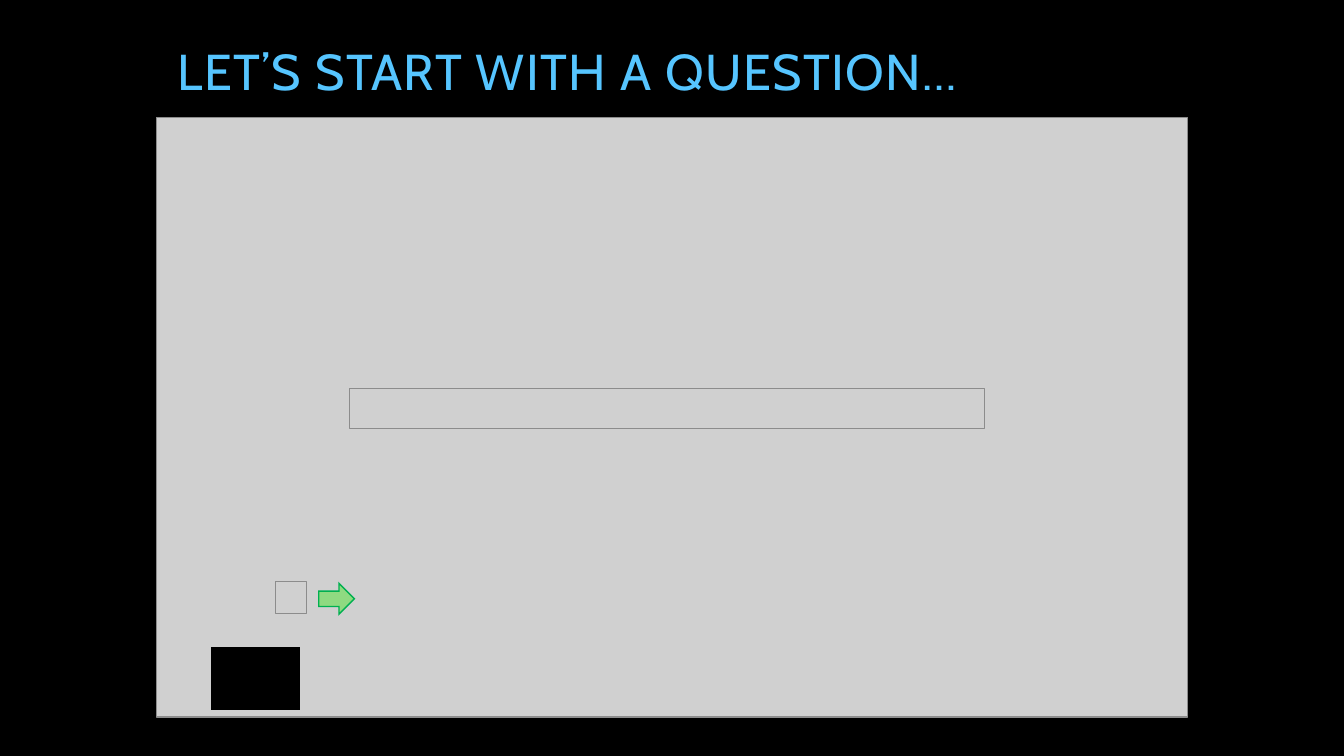
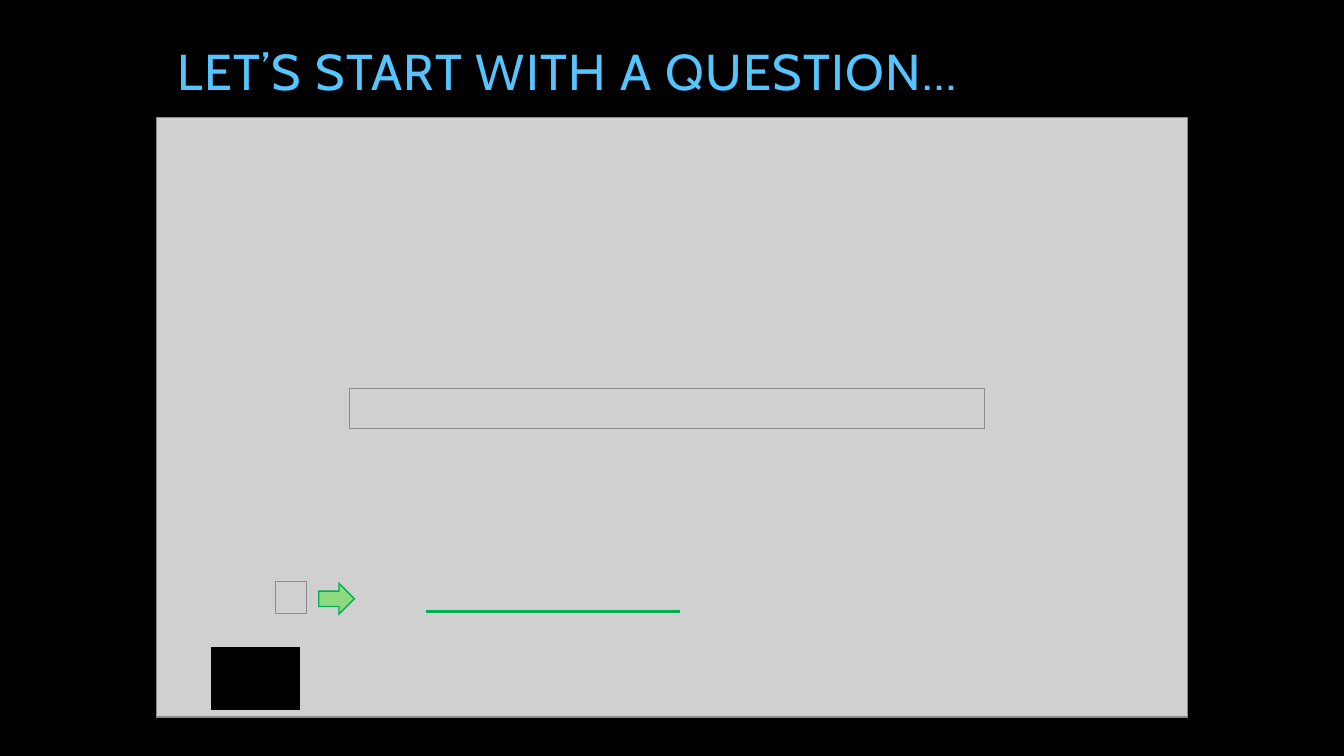
Before and after one commit to tpierrain/talk-AsyncAwait, a slide deck: slide 11 of AsyncAwait...ohWait.pptx (slide 10 before the commit). Drawn at 1344x756 pixels with LibreOffice and Linux fonts; fonts in the diff are those of the drawing; grey boxes stand for pictures; background and template pictures are left out. Boxes give left, top, right and bottom in pixels: in the first picture for what was removed or moved away, otherwise in the second. Text is boxed around its words. In the diff, an @@ line names an element or a change of style, - is before the commit and + after.

```diff
--- a/AsyncAwait...ohWait.pptx
+++ b/AsyncAwait...ohWait.pptx
@@ line added from (426, 611) to (681, 611), #00B050 2 pt @@
```
Also in this commit, not shown: 11 other slides changed, 3 slides added.
